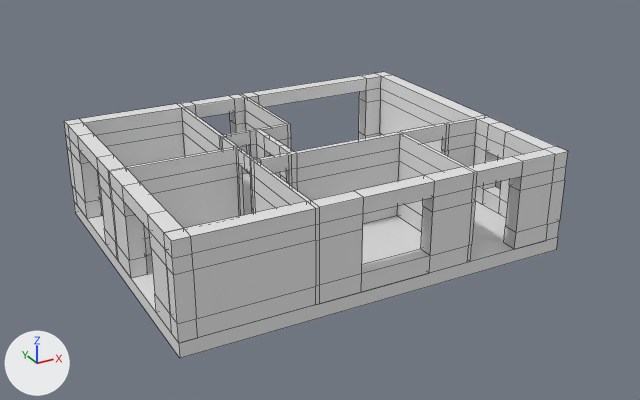
An edit to the FBX model house/house.fbx, drawn before and after from the same camera.
Before and after are seen from a 50 mm camera at (-5.3, -16.09, 10.73) aimed at (5.64, 3.81, 0.78). The axes (+X, +Y, +Z) are drawn at lower left. The lights are the same throughout. Mesh edges are drawn as thin lines. Where no turn or scale is listed for an object, it has been applied to the vertices. Vertices at the same position are counted once.

Script lines for the objects in view, before the commit:
```python
me_plane = bpy.data.meshes.new('Plane')
me_plane.from_pydata(...)  # 608 vertices, 620 faces; spans x 0.0..11.0, y 0.0..8.9, z 0.0..2.52
# before: 63 (4.33, 5.48, 0.5), 81 (4.33, 5.58, 0.0) at pixel (251, 212), 160 (4.33, 5.58, 0.5) at pixel (251, 196), 220 (4.33, 5.48, 0.0), 356 (4.33, 5.48, 1.7)
# before: 357 (4.33, 5.58, 1.7), 441 (4.33, 5.58, 2.1), 442 (4.33, 5.48, 2.1) at pixel (250, 145)
me_plane_002 = bpy.data.meshes.new('Plane.002')
me_plane_002.from_pydata(...)  # a box spanning x 0.0..11.0, y 0.0..8.9, z -0.39..0.0
ob_plane = bpy.data.objects.new('Plane', me_plane)
ob_plane.location = (0.0, 0.0, 0.0)
ob_plane_001 = bpy.data.objects.new('Plane.001', me_plane_002)
ob_plane_001.location = (0.0, 0.0, 0.0)
```
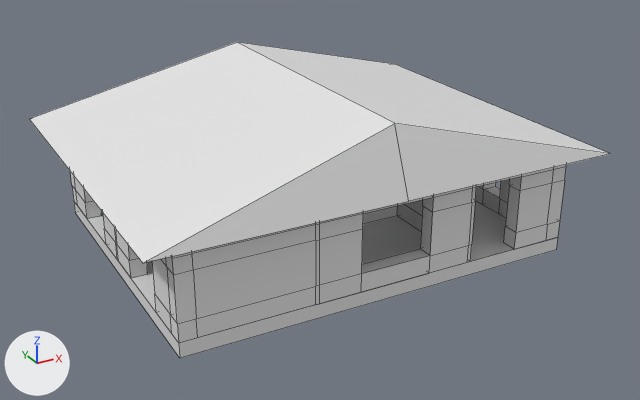
Commit message: added roof

Where the newer file only moved an object's origin or applied its transform, the numbers keep the older frame.

Location of each change, [x1, y1, x2, y2] in pixels of the pictures (640 x 400 px; the box of a moved part takes in the faces that stretch with it):
'Plane', reshaped: before [64, 72, 568, 343]; after [70, 164, 567, 343]
'Roof', added: after [30, 42, 610, 263]
part 1 of me_plane, moved or reshaped: before [148, 153, 315, 343]; after [152, 256, 179, 343]
part 2 of me_plane, moved or reshaped (not visible afterwards): before [227, 131, 257, 208]

Edits to the bpy script that builds the scene:
```text
Change me_plane:
    used by ob_plane; location = (0.0, 0.0, 0.0)
    verts and faces of me_plane; kept vertices keep their numbers, new ones are numbered from 608
    remove me_plane.from_pydata(...)  # 608 vertices, 620 faces; spans x 0.0..11.0, y 0.0..8.9, z 0.0..2.52
    add me_plane.from_pydata(...)  # 594 vertices, 616 faces; spans x 0.0..11.0, y 0.0..8.9, z 0.0..2.52
    me_plane part 1
    14 vertices are removed from x 0.0..3.63, y 0.44..3.46, z 0.0..2.52
    37 faces are deleted
    33 new faces join them
    me_plane part 2
    add for i in [63, 81, 160, 220, 356, 357, 441, 442]: verts[i] += (0.11, 0.0, 0.0)
Add me_plane_003:
    me_plane_003.from_pydata([(11.85, -0.68, 2.52), (-0.85, 9.58, 2.52), (-0.85, -0.68, 2.52), (11.85, 9.58, 2.52), (5.5, -0.68, 2.52), (5.5, 9.58, 2.52), (5.5, 0.0, 4.19), (5.5, 8.9, 4.19)], [], [(4, 5, 3, 0), (6, 0, 3, 7), (5, 1, 7), (4, 0, 6), (2, 4, 6), (3, 5, 7), (2, 6, 7, 1), (2, 1, 5, 4)])
Add ob_roof:
    ob_roof = bpy.data.objects.new('Roof', me_plane_003)
    ob_roof.location = (0.0, 0.0, 0.0)
```
